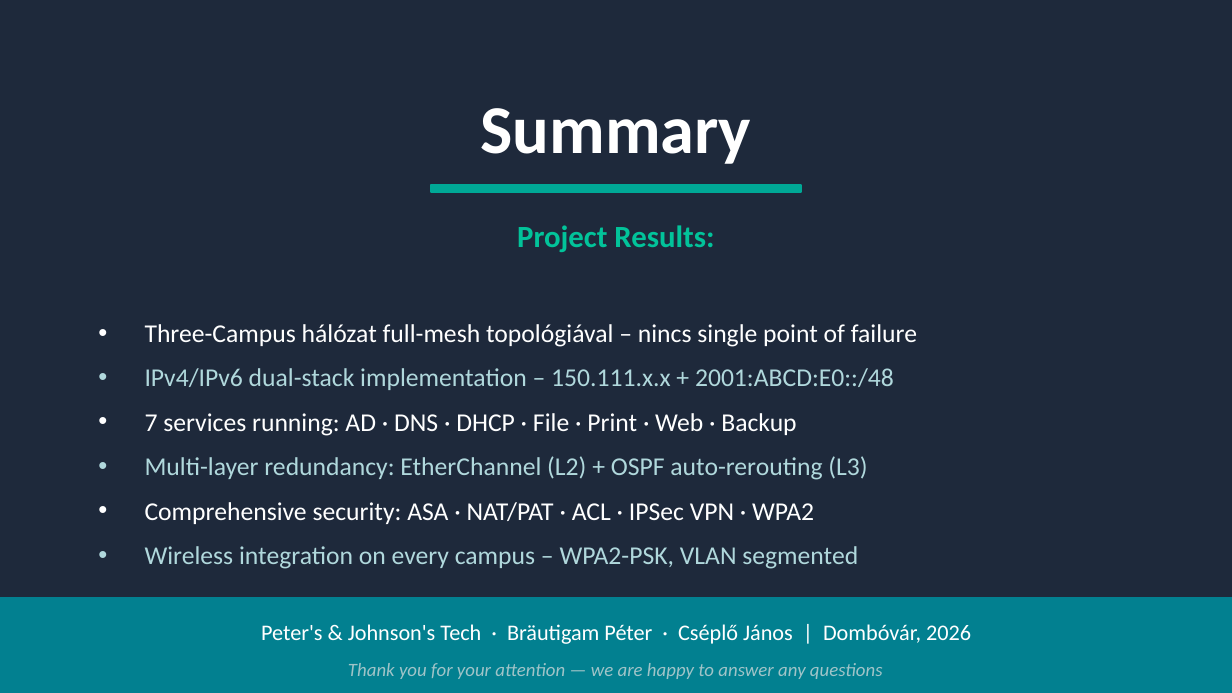
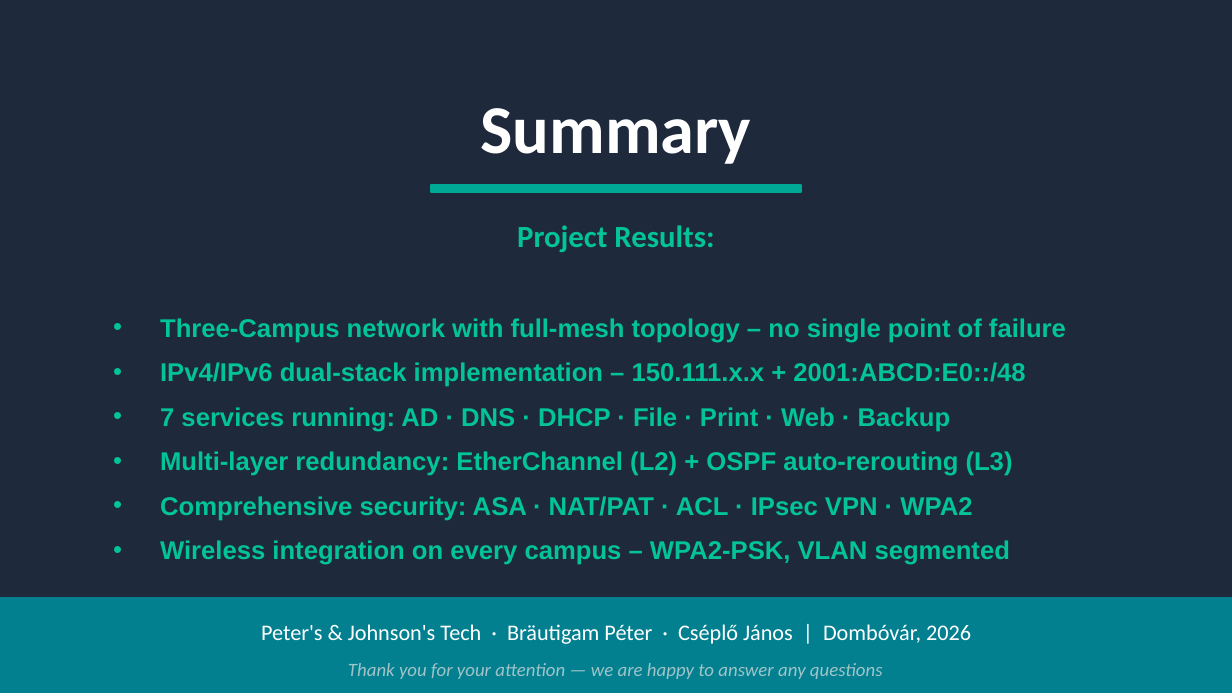
Before and after one commit to brautigampeter/Peters-n-Johnsons-Tech, a slide deck: slide 24 of PnJT - Háromkampuszos Egyetemi Hálózat prezentáció - English.pptx. Drawn at 1232x693 pixels with LibreOffice and Linux fonts; fonts in the diff are those of the drawing. Boxes give left, top, right and bottom in pixels: in the first picture for what was removed or moved away, otherwise in the second. Text is boxed around its words. In the diff, an @@ line names an element or a change of style, - is before the commit and + after.

```diff
--- a/PnJT - Háromkampuszos Egyetemi Hálózat prezentáció - English.pptx
+++ b/PnJT - Háromkampuszos Egyetemi Hálózat prezentáció - English.pptx
@@ text at [160,318,1066,343]: text changed; font Calibri to Arial; text colour #FFFFFF to #02C39A; bold on @@
-• Three-Campus hálózat full-mesh topológiával – nincs single point of failure
+• Three-Campus network with full-mesh topology – no single point of failure
@@ text at [160,362,1025,565]: font Calibri to Arial, bold on in "IPv4/IPv6 dual-stack implementation – 150.111.x.x + 2001:ABC ...", "7 services running: AD · DNS · ...", "Multi-layer redundancy: EtherChannel (L2) + OSPF auto-rerout ...", "Wireless integration on every campus – WPA2-PSK, ..."; text colour #B0D8DC to #02C39A in "IPv4/IPv6 dual-stack implementation – 150.111.x.x + 2001:ABC ...", "Multi-layer redundancy: EtherChannel (L2) + OSPF auto-rerout ...", "Wireless integration on every campus – WPA2-PSK, ..."; text colour #FFFFFF to #02C39A in "7 services running: AD · DNS · ..."; indent changed @@
@@ text at [160,496,972,521]: text changed; font Calibri to Arial; text colour #FFFFFF to #02C39A; bold on @@
-• Comprehensive security: ASA · NAT/PAT · ACL · IPSec VPN · WPA2
+• Comprehensive security: ASA · NAT/PAT · ACL · IPsec VPN · WPA2
```
Also in this commit, not shown: 19 other slides changed.
